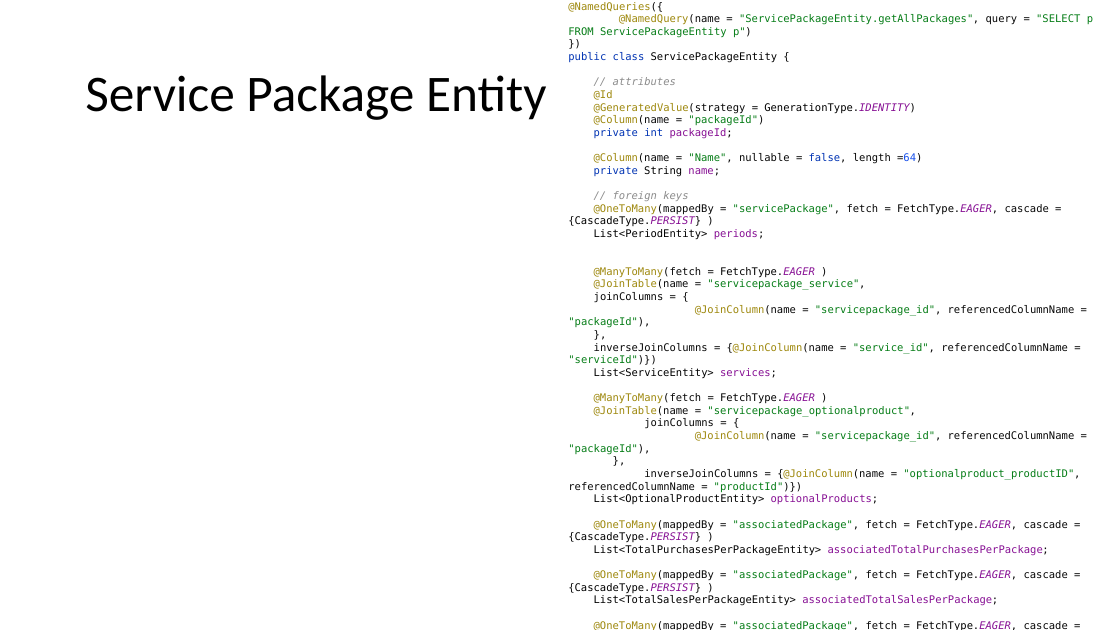
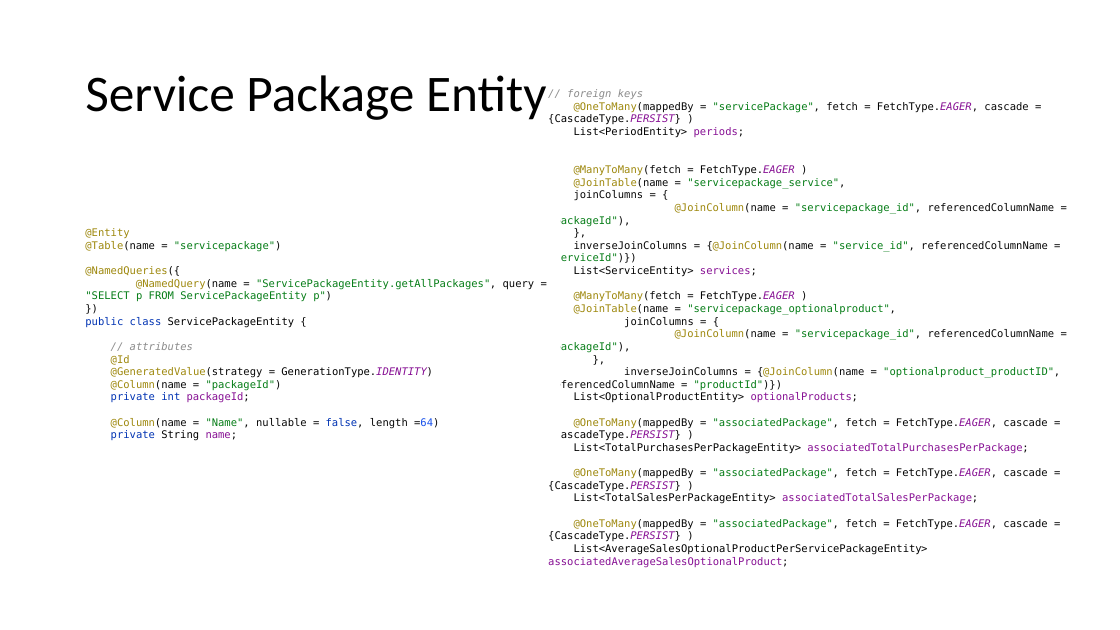
Before and after one commit to priscia99/databases-2-project, a slide deck: slide 47 of Deliverables/Report/Report.pptx. Drawn at 1120x630 pixels with LibreOffice and Linux fonts; fonts in the diff are those of the drawing. Boxes give left, top, right and bottom in pixels: in the first picture for what was removed or moved away, otherwise in the second. Text is boxed around its words. In the diff, an @@ line names an element or a change of style, - is before the commit and + after.

```diff
--- a/Deliverables/Report/Report.pptx
+++ b/Deliverables/Report/Report.pptx
@@ text at [548, 89, 1060, 567]: text changed @@
-@Entity
-@Table(name = "servicepackage")
-@NamedQueries({
-@NamedQuery(name = "ServicePackageEntity.getAllPackages", query = "SELECT p FROM ServicePackageEntity p")
-})
-public class ServicePackageEntity {
-// attributes
-@Id
-@GeneratedValue(strategy = GenerationType.IDENTITY)
-@Column(name = "packageId")
-private int packageId;
-@Column(name = "Name", nullable = false, length =64)
-private String name;
-// foreign keys
-@OneToMany(mappedBy = "servicePackage", fetch = FetchType.EAGER, cascade = {CascadeType.PERSIST} )
-List<PeriodEntity> periods;
-@ManyToMany(fetch = FetchType.EAGER )
-@JoinTable(name = "servicepackage_service",
-joinColumns = {
-@JoinColumn(name = "servicepackage_id", referencedColumnName = "packageId"),
-},
-inverseJoinColumns = {@JoinColumn(name = "service_id", referencedColumnName = "serviceId")})
-List<ServiceEntity> services;
-@ManyToMany(fetch = FetchType.EAGER )
-@JoinTable(name = "servicepackage_optionalproduct",
-joinColumns = {
-@JoinColumn(name = "servicepackage_id", referencedColumnName = "packageId"),
-},
-inverseJoinColumns = {@JoinColumn(name = "optionalproduct_productID", referencedColumnName = "productId")})
-List<OptionalProductEntity> optionalProducts;
-@OneToMany(mappedBy = "associatedPackage", fetch = FetchType.EAGER, cascade = {CascadeType.PERSIST} )
-List<TotalPurchasesPerPackageEntity> associatedTotalPurchasesPerPackage;
-@OneToMany(mappedBy = "associatedPackage", fetch = FetchType.EAGER, cascade = {CascadeType.PERSIST} )
-List<TotalSalesPerPackageEntity> associatedTotalSalesPerPackage;
-@OneToMany(mappedBy = "associatedPackage", fetch = FetchType.EAGER, cascade = {CascadeType.PERSIST} )
-List<AverageSalesOptionalProductPerServicePackageEntity> associatedAverageSalesOptionalProduct;
+// foreign keys
+@OneToMany(mappedBy = "servicePackage", fetch = FetchType.EAGER, cascade = {CascadeType.PERSIST} )
+List<PeriodEntity> periods;
+@ManyToMany(fetch = FetchType.EAGER )
+@JoinTable(name = "servicepackage_service",
+joinColumns = {
+@JoinColumn(name = "servicepackage_id", referencedColumnName = "packageId"),
+},
+inverseJoinColumns = {@JoinColumn(name = "service_id", referencedColumnName = "serviceId")})
+List<ServiceEntity> services;
+@ManyToMany(fetch = FetchType.EAGER )
+@JoinTable(name = "servicepackage_optionalproduct",
+joinColumns = {
+@JoinColumn(name = "servicepackage_id", referencedColumnName = "packageId"),
+},
+inverseJoinColumns = {@JoinColumn(name = "optionalproduct_productID", referencedColumnName = "productId")})
+List<OptionalProductEntity> optionalProducts;
+@OneToMany(mappedBy = "associatedPackage", fetch = FetchType.EAGER, cascade = {CascadeType.PERSIST} )
+List<TotalPurchasesPerPackageEntity> associatedTotalPurchasesPerPackage;
+@OneToMany(mappedBy = "associatedPackage", fetch = FetchType.EAGER, cascade = {CascadeType.PERSIST} )
+List<TotalSalesPerPackageEntity> associatedTotalSalesPerPackage;
+@OneToMany(mappedBy = "associatedPackage", fetch = FetchType.EAGER, cascade = {CascadeType.PERSIST} )
+List<AverageSalesOptionalProductPerServicePackageEntity> associatedAverageSalesOptionalProduct;
@@ text added at [85, 228, 535, 441], 9 pt, text #067D17 @@
+@Entity
+@Table(name = "servicepackage")
+@NamedQueries({
+@NamedQuery(name = "ServicePackageEntity.getAllPackages", query = "SELECT p FROM ServicePackageEntity p")
+})
+public class ServicePackageEntity {
+// attributes
+@Id
+@GeneratedValue(strategy = GenerationType.IDENTITY)
+@Column(name = "packageId")
+private int packageId;
+@Column(name = "Name", nullable = false, length =64)
+private String name;
```
Also in this commit, not shown: 13 other slides changed, 7 other files.
